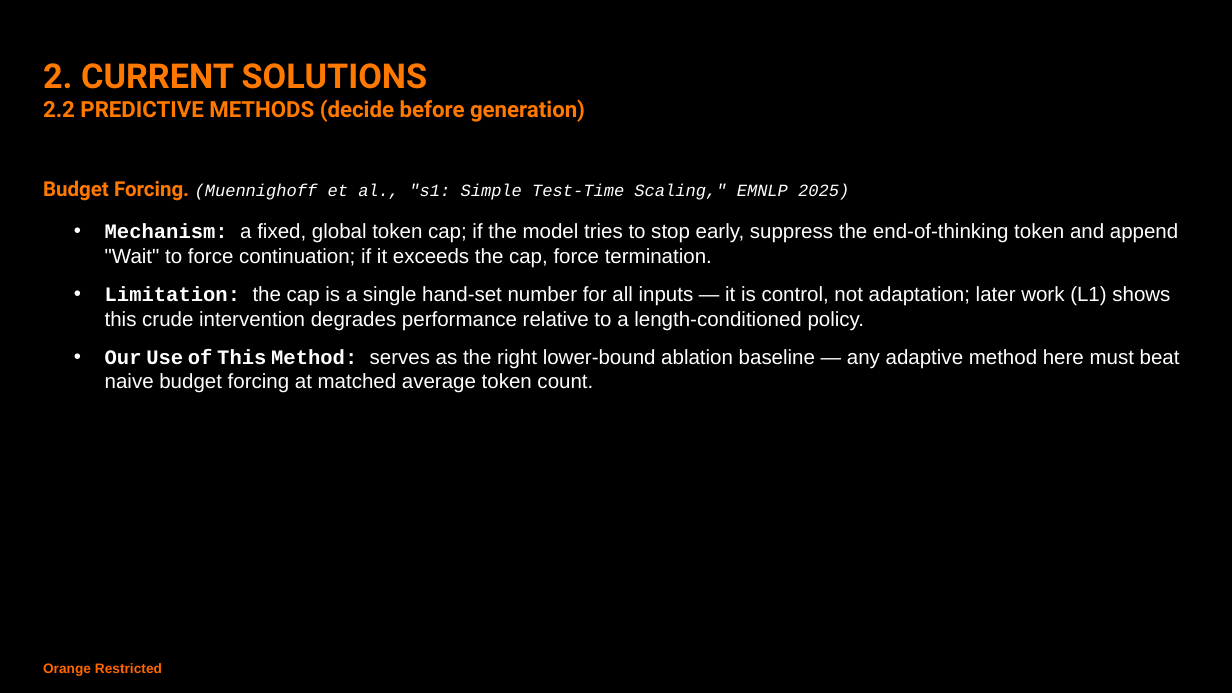
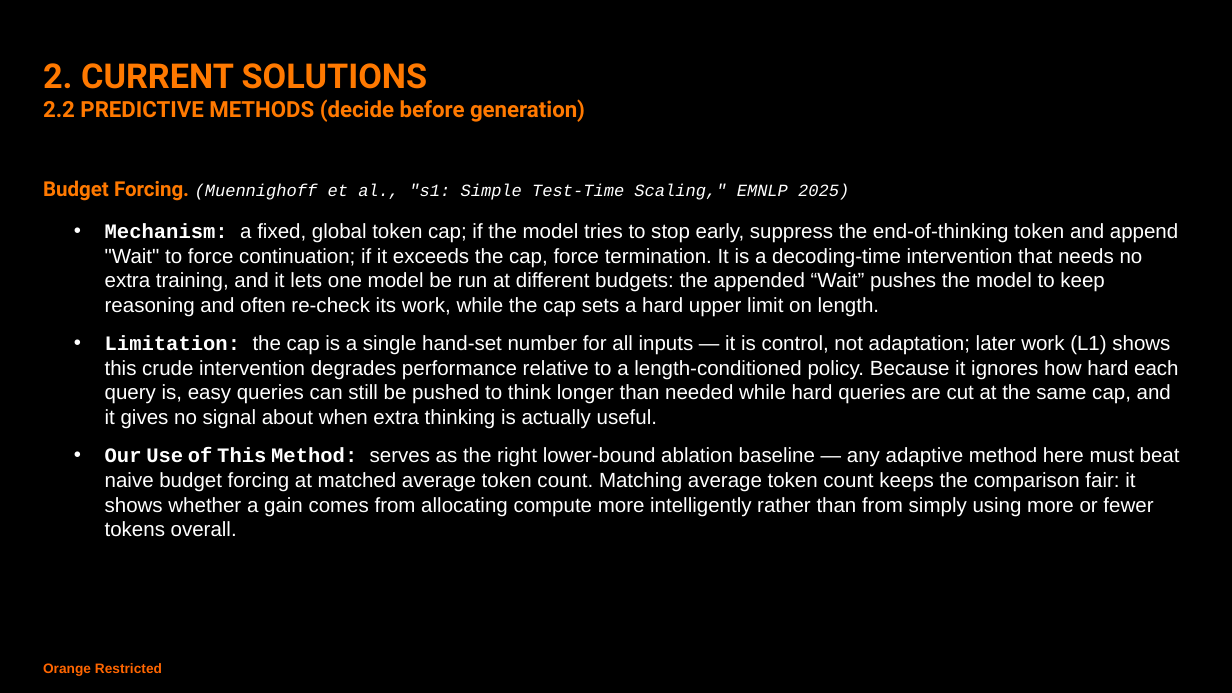
Before and after one commit to tharwat-ux/TTCA, a slide deck: slide 8 of presentation/dynamic_test_time_compute_allocation.pptx. Drawn at 1232x693 pixels with LibreOffice and Linux fonts; fonts in the diff are those of the drawing. Boxes give left, top, right and bottom in pixels: in the first picture for what was removed or moved away, otherwise in the second. Text is boxed around its words. In the diff, an @@ line names an element or a change of style, - is before the commit and + after.

```diff
--- a/presentation/dynamic_test_time_compute_allocation.pptx
+++ b/presentation/dynamic_test_time_compute_allocation.pptx
@@ text at bbox=[105, 223, 1180, 537]: text changed @@
-  • Mechanism: a fixed, global token cap; if the model tries to stop early, suppress the end-of-thinking token and append "Wait" to force continuation; if it exceeds the cap, force termination.
-  • Limitation: the cap is a single hand-set number for all inputs — it is control, not adaptation; later work (L1) shows this crude intervention degrades performance relative to a length-conditioned policy.
-  • Our Use of This Method: serves as the right lower-bound ablation baseline — any adaptive method here must beat naive budget forcing at matched average token count.
+  • Mechanism: a fixed, global token cap; if the model tries to stop early, suppress the end-of-thinking token and append "Wait" to force continuation; if it exceeds the cap, force termination. It is a decoding-time intervention that needs no extra training, and it lets one model be run at different budgets: the appended “Wait” pushes the model to keep reasoning and often re-check its work, while the cap sets a hard upper limit on length.
+  • Limitation: the cap is a single hand-set number for all inputs — it is control, not adaptation; later work (L1) shows this crude intervention degrades performance relative to a length-conditioned policy. Because it ignores how hard each query is, easy queries can still be pushed to think longer than needed while hard queries are cut at the same cap, and it gives no signal about when extra thinking is actually useful.
+  • Our Use of This Method: serves as the right lower-bound ablation baseline — any adaptive method here must beat naive budget forcing at matched average token count. Matching average token count keeps the comparison fair: it shows whether a gain comes from allocating compute more intelligently rather than from simply using more or fewer tokens overall.
```
Also in this commit, not shown: 15 other slides changed, 7 slides removed, 23 other files.
